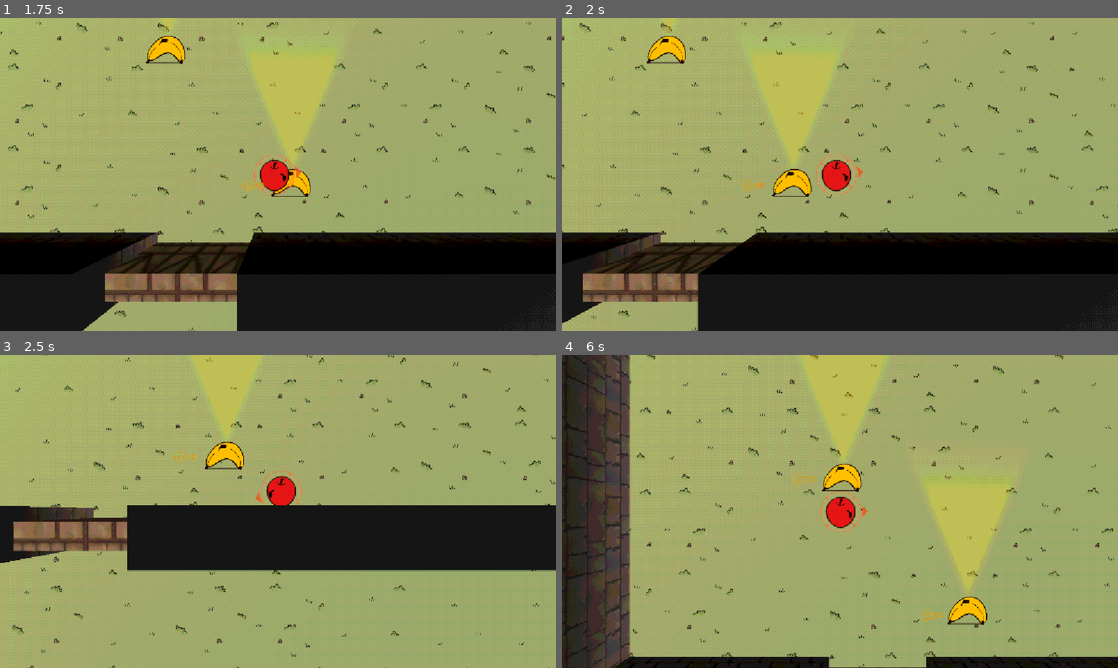
Above: before the commit, frames 1-4 (two rows, left to right).
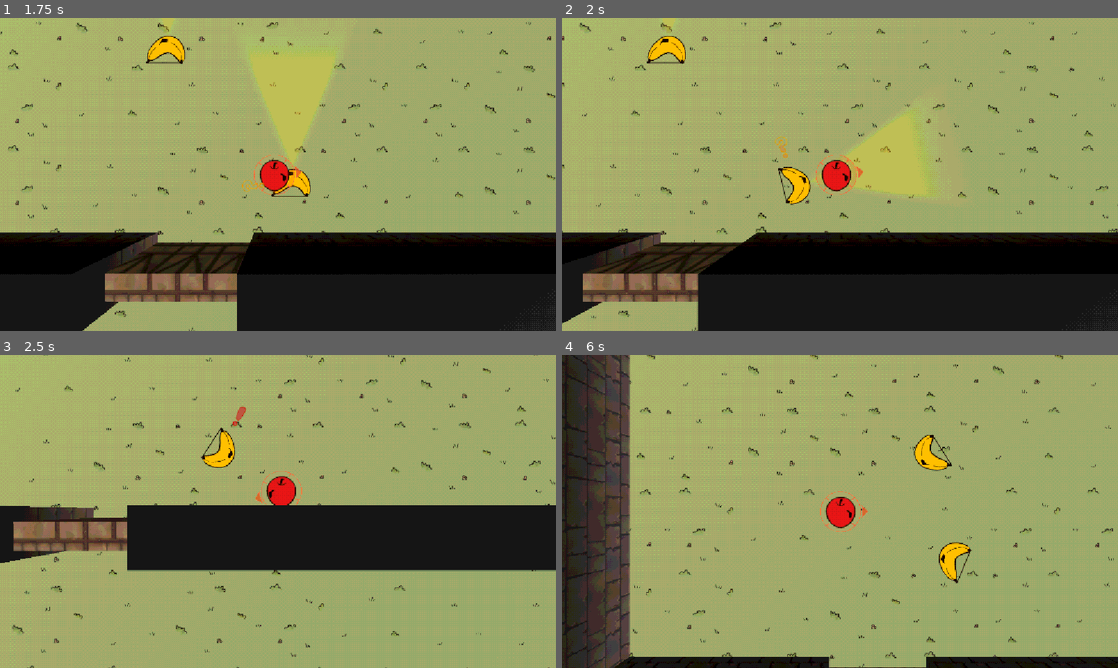
Above: after the commit, the same moments.

Repository: CasualShrub/arrow-head
Game: Godot game, scene res://scenes/ui/main_menu.tscn
The game is run twice, just before and just after one commit, with the same random seed, the same clock (stepped at 60 frames per second) and the same inputs. Sound files missing from this copy of the repository are replaced by a short silence.
Inputs (mouse positions are in pixels of both pictures, inside the frame that each line leads up to):
- Up to frame 1 (1.75 s): click "Play" at 0.5 s; tap Enter at 1.25 s; move the mouse to (400, 158) at 1.27 s; hold D (move_right) from 1.28 s (still down); hold Space (fire) from 1.28 s (still down)
- Up to frame 2 (2 s): keep holding D (move_right); keep holding Space (fire)
- Up to frame 3 (2.5 s): move the mouse to (166, 527) at 2.02 s; release D (move_right) at 2.03 s; release Space (fire) at 2.03 s; hold S (move_down) from 2.03 s (still down); tap R at 2.1 s
- Up to frame 4 (6 s): move the mouse to (895, 442) at 2.77 s; release S (move_down) at 2.78 s; hold D (move_right) 2.78-3.53 s; hold Space (fire) 2.78-3.53 s; move the mouse to (812, 574) at 3.52 s; hold W (move_up) 3.53-4.28 s; tap R at 3.6, 5.1 s; move the mouse to (1006, 558) at 4.27 s; hold Space (fire) 4.28-5.03 s; hold A (move_left) 4.28-5.78 s; move the mouse to (673, 464) at 5.02 s; move the mouse to (867, 511) at 5.77 s; hold S (move_down) from 5.78 s (still down); hold Space (fire) from 5.78 s (still down)

Frame 1 is identical in both runs. In frame 2, 2.1% of the frame differs, in the area x 32-66%, y 8-60%; in frame 3, 0.7%; in frame 4, 3.9%, in the area x 41-81%, y 0-87%.

Commit message:
increase sus incraese

Diff:
--- a/scenes/enemies/enemy.tscn
+++ b/scenes/enemies/enemy.tscn
@@ -62,7 +62,6 @@
 script = ExtResource("1_7p1mj")
 health = NodePath("Health")
 sus = NodePath("Sus")
-has_intro = null
 patterns = Array[ExtResource("2_xwavj")]([SubResource("Resource_fcftc")])
 patrol_speed = 2.0
 
--- a/scenes/levels/level_1.tscn
+++ b/scenes/levels/level_1.tscn
@@ -6,9 +6,6 @@
 [ext_resource type="PackedScene" uid="uid://sxe0iltyolnn" path="res://scenes/enemies/enemy_frost_spray.tscn" id="4_6761a"]
 
 [node name="Encounter" unique_id=571267862 instance=ExtResource("1_1c042")]
-
-[node name="Player" parent="SubViewportContainer/SubViewport/World" parent_id_path=PackedInt32Array(1589957074) index="0" unique_id=508579643]
-has_intro = null
 
 [node name="SubViewportContainer_SubViewport_World_NavigationRegion3D#CSGBox3D4" type="CSGBox3D" parent="SubViewportContainer/SubViewport/World" parent_id_path=PackedInt32Array(1589957074) index="6" unique_id=889470022]
 transform = Transform3D(1, 0, 0, 0, 1, 0, 0, 0, 1, 29.129332, 0.33855522, 15.6918335)
--- a/scenes/levels/level_4.tscn
+++ b/scenes/levels/level_4.tscn
@@ -23,16 +23,19 @@
 
 [node name="Enemy" parent="SubViewportContainer/SubViewport/World/Enemies" parent_id_path=PackedInt32Array(1185931971) index="0" unique_id=71488470 instance=ExtResource("3_w6h2s")]
 transform = Transform3D(1, 0, 0, 0, 1, 0, 0, 0, 1, 31.732197, -0.14855027, 10.668597)
-alwayds_alert = false
+has_intro = false
 
 [node name="Enemy3" parent="SubViewportContainer/SubViewport/World/Enemies" parent_id_path=PackedInt32Array(1185931971) index="1" unique_id=1132135470 instance=ExtResource("5_anwe6")]
 transform = Transform3D(0.2215712, 0, 0.9751442, 0, 1, 0, -0.9751442, 0, 0.2215712, 32.39117, 0, 30.13918)
+has_intro = false
 
 [node name="Enemy2" parent="SubViewportContainer/SubViewport/World/Enemies" parent_id_path=PackedInt32Array(1185931971) index="2" unique_id=966886719 instance=ExtResource("5_anwe6")]
 transform = Transform3D(1, 0, 0, 0, 1, 0, 0, 0, 1, 19.412868, 0, 11.099)
+has_intro = false
 
 [node name="Enemy4" parent="SubViewportContainer/SubViewport/World/Enemies" parent_id_path=PackedInt32Array(1185931971) index="3" unique_id=1863580929 instance=ExtResource("5_anwe6")]
 transform = Transform3D(1, 0, 0, 0, 1, 0, 0, 0, 1, 16.35093, 0, 27.914917)
+has_intro = false
 
 [node name="CameraPivot" parent="SubViewportContainer/SubViewport/World" parent_id_path=PackedInt32Array(1589957074) index="2" unique_id=1563753267]
 transform = Transform3D(1, 0, 0, 0, -4.371139e-08, 1, 0, -1, -4.371139e-08, 32.7256, 3.7000048, 6.8834505)
--- a/scripts/components/sus_component.gd
+++ b/scripts/components/sus_component.gd
@@ -12,7 +12,7 @@
 			amount = value
 		max_value = value
 @export var reduction_speed := 0.5
-@export var increase_speed := 1.0
+@export var increase_speed := 2.0
 @export var incident_memory := 1.0
 @export_range(0.0, 1.0) var medium_boundary := 0.70
 @export_range(0.0, 1.0) var low_boundary := 0.35
